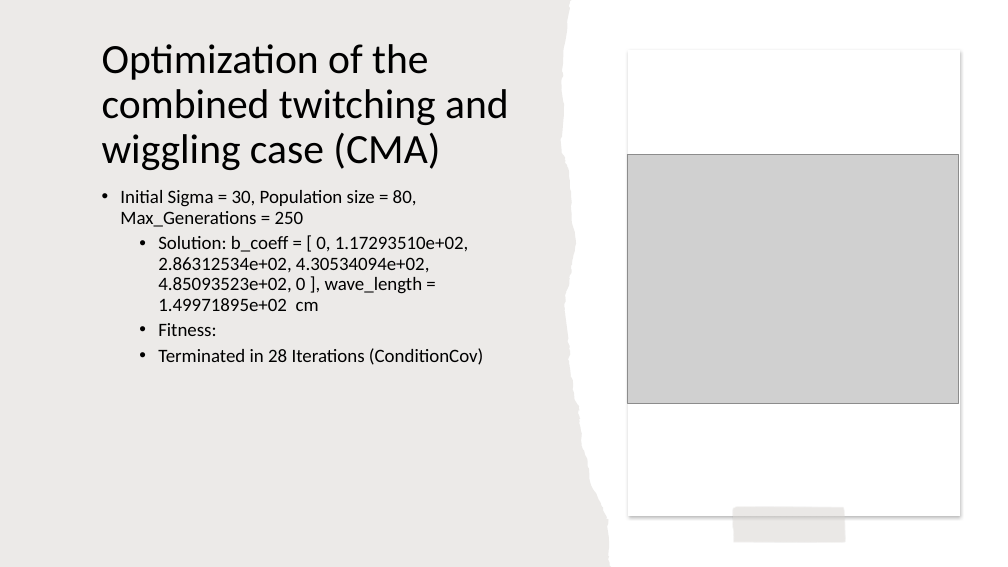
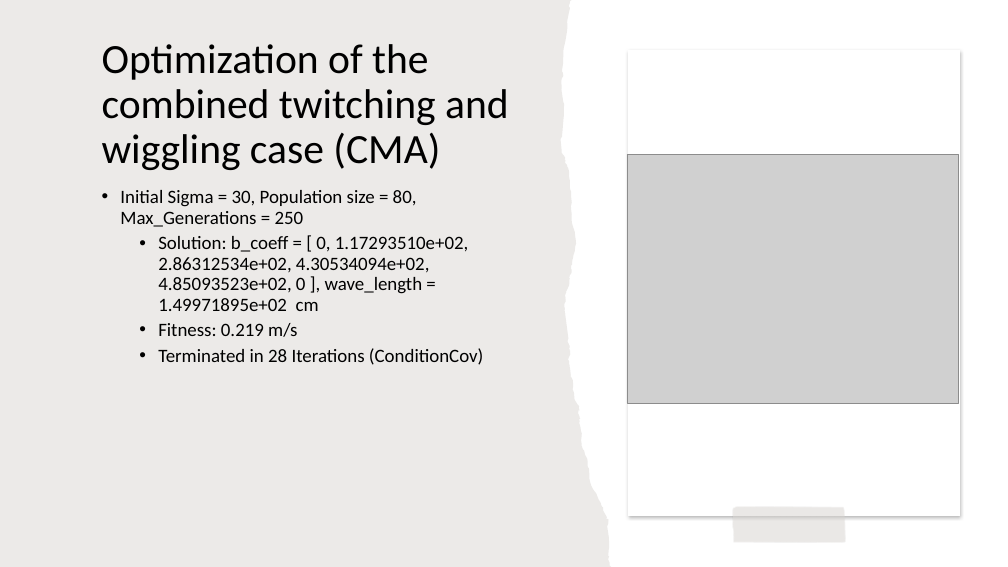
Before and after one commit to Raymond1415926/Slithering-Wiggling-Snake, a slide deck: slide 12 of Optimizing Gait.pptx. Drawn at 1008x567 pixels with LibreOffice and Linux fonts; fonts in the diff are those of the drawing; grey boxes stand for pictures. Boxes give left, top, right and bottom in pixels: in the first picture for what was removed or moved away, otherwise in the second. Text is boxed around its words. In the diff, an @@ line names an element or a change of style, - is before the commit and + after.

```diff
--- a/Optimizing Gait.pptx
+++ b/Optimizing Gait.pptx
@@ text at box(158, 323, 297, 337): text changed @@
-  • Fitness:
+  • Fitness: 0.219 m/s
```
Also in this commit, not shown: 4 other slides changed, 2 other files.
